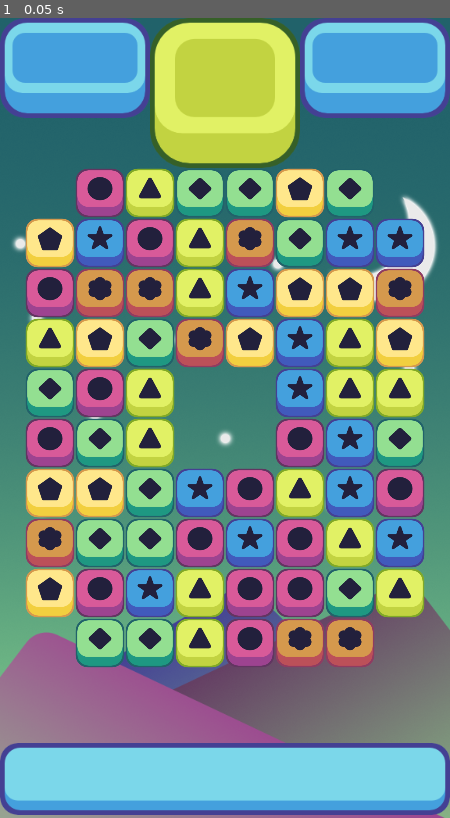
Above: before the commit, frame 1.
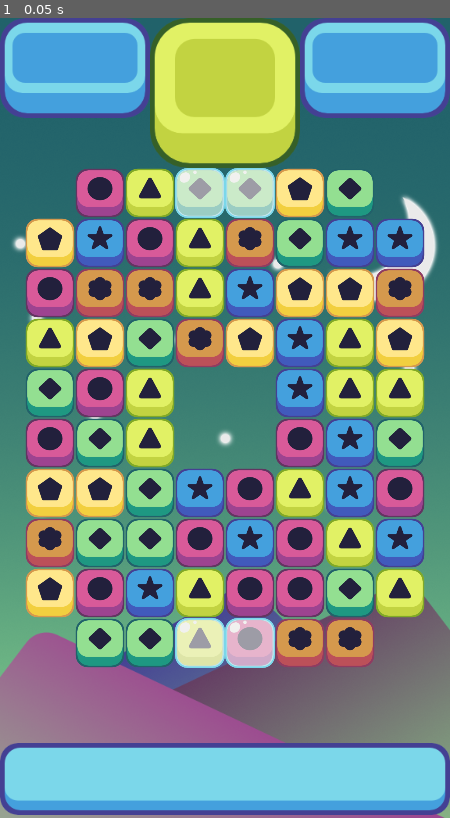
Above: after the commit, the same moment.

Repository: Akr1/match3
Game: Godot game, scene res://scenes/game_window.tscn
Two runs of this game, one before a commit and one after it. Both use one fixed random seed, a clock stepped at 60 frames per second and the inputs below.
Inputs:
- Up to frame 1 (0.05 s): no input

The runs differ from the first frame. In frame 1, 2.6% of the frame differs, in the area x 38-62%, y 18-82%.

Commit message:
Implement ice obstacle

Diff:
--- a/scenes/game_window.tscn
+++ b/scenes/game_window.tscn
@@ -1,9 +1,10 @@
-[gd_scene load_steps=5 format=2]
+[gd_scene load_steps=6 format=2]
 
 [ext_resource path="res://art/background 2.png" type="Texture" id=1]
 [ext_resource path="res://art/Bottom UI v 2.png" type="Texture" id=2]
 [ext_resource path="res://art/Top UI v 2.png" type="Texture" id=3]
 [ext_resource path="res://scripts/grid.gd" type="Script" id=4]
+[ext_resource path="res://scripts/ice_holder.gd" type="Script" id=5]
 
 [node name="game_window" type="Node2D"]
 
@@ -41,6 +42,10 @@
 offset = 64
 y_offset = 2
 empty_spaces = PoolVector2Array( 0, 0, 7, 0, 0, 9, 7, 9, 3, 4, 4, 4, 3, 5, 4, 5 )
+ice_spaces = PoolVector2Array( 3, 0, 4, 0, 3, 9, 4, 9 )
+
+[node name="ice_holder" type="Node2D" parent="."]
+script = ExtResource( 5 )
 
 [node name="destroy_timer" type="Timer" parent="."]
 wait_time = 0.5
@@ -53,6 +58,8 @@
 [node name="refill_timer" type="Timer" parent="."]
 wait_time = 0.5
 one_shot = true
+[connection signal="damage_ice" from="grid" to="ice_holder" method="_on_grid_damage_ice"]
+[connection signal="make_ice" from="grid" to="ice_holder" method="_on_grid_make_ice"]
 [connection signal="timeout" from="destroy_timer" to="grid" method="_on_destroy_timer_timeout"]
 [connection signal="timeout" from="collapse_timer" to="grid" method="_on_collapse_timer_timeout"]
 [connection signal="timeout" from="refill_timer" to="grid" method="_on_refill_timer_timeout"]
--- /dev/null
+++ b/scenes/ice.tscn
@@ -0,0 +1,11 @@
+[gd_scene load_steps=3 format=2]
+
+[ext_resource path="res://art/obstacle/Ice.png" type="Texture" id=1]
+[ext_resource path="res://scripts/ice.gd" type="Script" id=2]
+
+[node name="ice" type="Node2D"]
+script = ExtResource( 2 )
+
+[node name="Sprite" type="Sprite" parent="."]
+scale = Vector2( 0.5, 0.5 )
+texture = ExtResource( 1 )
--- a/scripts/grid.gd
+++ b/scripts/grid.gd
@@ -15,6 +15,11 @@
 
 #Obstacle variables
 export (PoolVector2Array) var empty_spaces
+export (PoolVector2Array) var ice_spaces
+
+# Obstacle signals
+signal damage_ice
+signal make_ice
 
 var possible_pieces = [
 preload("res://scenes/yellow_piece.tscn"),
@@ -47,6 +52,7 @@
 	randomize();
 	all_pieces = make_2d_array();
 	spawn_pieces();
+	spawn_ice()
 
 func restricted_movement(place):
 	for i in empty_spaces.size():
@@ -80,8 +86,13 @@
 				add_child(piece);
 				piece.position = grid_to_pixel(i, j);
 				all_pieces[i][j] = piece;
+
+func spawn_ice():
+	for i in ice_spaces.size():
+		emit_signal("make_ice", ice_spaces[i])
+
 #Check to see what the column and row are and based on that check left, down or
-#both
+#both for matches
 func match_at(i, j, color):
 
 	if i > 1:
@@ -207,6 +218,7 @@
 		for j in height:
 			if all_pieces[i][j] != null:
 				if all_pieces[i][j].matched:
+					emit_signal("damage_ice", Vector2(i,j))
 					was_matched = true;
 					all_pieces[i][j].queue_free();
 					all_pieces[i][j] = null;
--- /dev/null
+++ b/scripts/ice.gd
@@ -0,0 +1,17 @@
+extends Node2D
+
+
+# Declare member variables here. Examples:
+# var a = 2
+# var b = "text"
+
+export (int) var health
+
+
+# Called when the node enters the scene tree for the first time.
+func _ready():
+	pass # Replace with function body.
+
+func take_damage(damage):
+	health -= damage
+	# Can add damage effect here
--- /dev/null
+++ b/scripts/ice_holder.gd
@@ -0,0 +1,44 @@
+extends Node2D
+
+
+var ice_pieces = []
+var width = 8
+var height = 10
+var ice = preload("res://scenes/ice.tscn")
+
+# Called when the node enters the scene tree for the first time.
+func _ready():
+	pass
+
+func make_2d_array():
+	var array = [];
+	#This is a for loop that means from 0 to width-1
+	for i in width:
+		array.append([]);
+		for j in height:
+			array[i].append(null);
+	return array;
+
+
+# Called every frame. 'delta' is the elapsed time since the previous frame.
+#func _process(delta):
+#	pass
+
+
+func _on_grid_make_ice(board_position):
+	if ice_pieces.size() == 0:
+		ice_pieces = make_2d_array()
+	var current = ice.instance()
+	add_child(current)
+	current.position = Vector2(board_position.x * 64 + 64, -board_position.y * 64 + 800)
+	ice_pieces[board_position.x][board_position.y] = current
+
+
+
+func _on_grid_damage_ice(board_position):
+	#Check first if the part of the array still exists
+	if ice_pieces[board_position.x][board_position.y] != null:
+		ice_pieces[board_position.x][board_position.y].take_damage(1)
+		if ice_pieces[board_position.x][board_position.y].health <= 0:
+			ice_pieces[board_position.x][board_position.y].queue_free()
+			ice_pieces[board_position.x][board_position.y] = null
Binary file added: art/obstacle/Concrete.png
Not shown, added: art/obstacle/Concrete.png.import
Binary file added: art/obstacle/Ice.png
Not shown, added: art/obstacle/Ice.png.import
Binary file added: art/obstacle/Locks.png
Not shown, added: art/obstacle/Locks.png.import
Binary file added: art/obstacle/Slime.png
Not shown, added: art/obstacle/Slime.png.import
